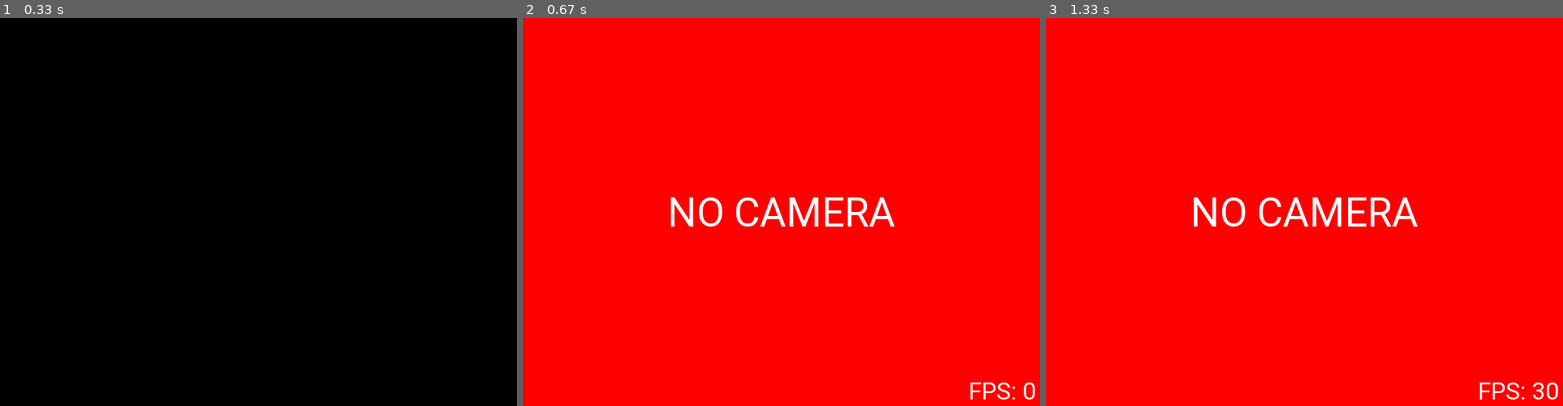
Above: before the commit, frames 1-3 (left to right).
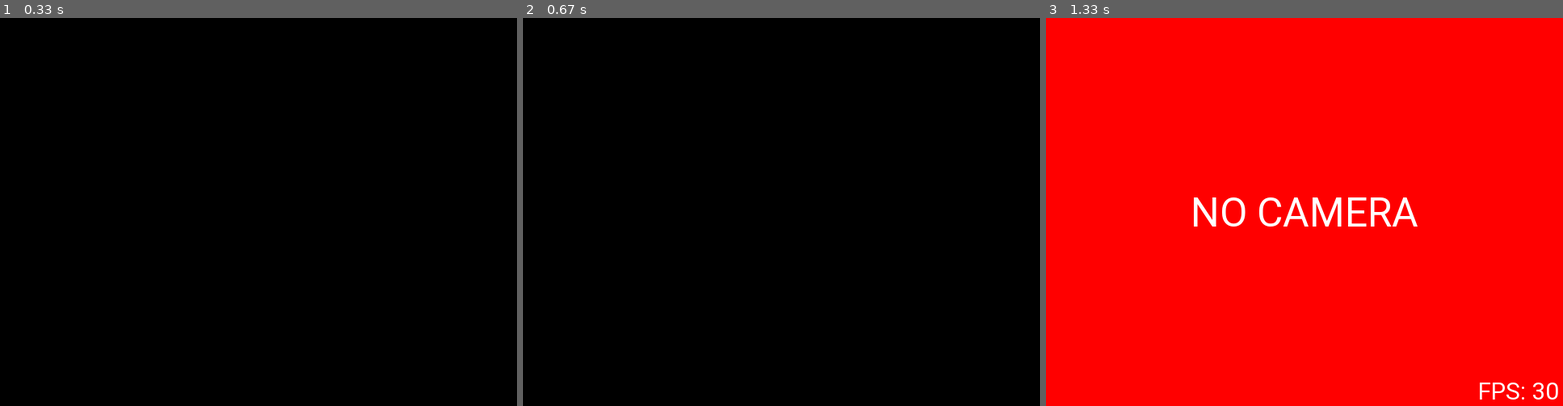
Above: after the commit, the same moments.

Repository: samin50/MEngFYP
Game: pygame game, started from src/pi4/display_feed_pygame.py
Two runs of this game, one before a commit and one after it. Both use one fixed random seed, a clock stepped at 60 frames per second and the inputs below.
Inputs:
- Up to frame 1 (0.33 s): no input
- Up to frame 2 (0.67 s): no input
- Up to frame 3 (1.33 s): no input

Frame 1 is identical in both runs. In frame 2, 100% of the frame differs, in the area x 0-100%, y 0-100%; in frame 3, nothing differs.

Commit message:
add snapshot button

Diff:
--- a/main.py
+++ b/main.py
@@ -25,7 +25,7 @@
         GPIO.setmode(GPIO.BCM)
         GPIO.setup(GPIO_PINS["MOSFET_CONTROL_PIN"], GPIO.OUT)
         self.cameraLed = WS2812B_Controller()
-        self.conveyorMotor = Conveyor_Controller()
+        self.conveyorMotor = Conveyor_Controller(trainingMode)
         # LCD Setup
         if enableInterface:
             callbacks = {
@@ -46,7 +46,7 @@
 
 if __name__ == "__main__":
     ENABLE_INTERFACE = True
-    TRAINING_MODE = False
+    TRAINING_MODE = True
     if ENABLE_INTERFACE:
         pygame.init()
         systemObj = Component_Sorter(ENABLE_INTERFACE, TRAINING_MODE)
--- a/src/common/constants.py
+++ b/src/common/constants.py
@@ -31,5 +31,6 @@
     "CONVEYOR_STEP_PIN" : 18,
     "NEOPIXEL_PIN" : 13
 }
+# Conveyor Parameters
 SPEED_MULTIPLIER = 80
-LED_BRIGHTNESS = 30
+LIGHT_COLOUR = (255, 218, 145)
--- a/src/pi4/lcd_ui.py
+++ b/src/pi4/lcd_ui.py
@@ -2,13 +2,15 @@
 Pygame Frontend for the Pi4
 Displays on the 7 inch Dfrobot LCD
 """
+import os
 import sys
 import subprocess
 import psutil
+import colorsys
 import pygame
 import pygame_gui
 from pygame_gui.elements import UIHorizontalSlider, UILabel, UIButton
-from src.common.constants import LCD_RESOLUTION, CAMERA_DISPLAY_SIZE, WIDGET_PADDING, STAT_REFRESH_INTERVAL, BG_COLOUR, THEMEJSON, LED_BRIGHTNESS, SHOW_CURSOR, TRAINING_MODE_CAMERA_SIZE
+from src.common.constants import LCD_RESOLUTION, CAMERA_DISPLAY_SIZE, WIDGET_PADDING, STAT_REFRESH_INTERVAL, BG_COLOUR, THEMEJSON, SHOW_CURSOR, TRAINING_MODE_CAMERA_SIZE
 from src.common.helper_functions import start_ui
 from src.common.custom_pygame_widgets import CustomToggleButton
 from src.pi4.display_feed_pygame import CameraFeed
@@ -48,36 +50,23 @@
         yOffset = offset
         offsetIncrement = 36
         buttonHeight = 50
-        cornerOffset = (0, 0)
+        cornerOffset = (WIDGET_PADDING, 0)
         # Training mode
         if trainingMode:
-            cornerOffset = (760, 0)
+            cornerOffset = (740, 0)
             global CAMERA_DISPLAY_SIZE # pylint:disable=global-statement
             CAMERA_DISPLAY_SIZE = (240, 360) # pylint:disable=redefined-outer-name, invalid-name
             labelLength = 50
         ## LEFT SIDE
-        # LED Ring Power
-        self.UIElements["led_ring_power_label"] = UILabel(
-            relative_rect=pygame.Rect((cornerOffset[0]+WIDGET_PADDING, CAMERA_DISPLAY_SIZE[1]+yOffset), (labelLength, sliderHeight)),
-            text=f"LED Power: {LED_BRIGHTNESS}%",
-            manager=self.manager
-        )
-        self.UIElements["led_ring_power"] = UIHorizontalSlider(
-            relative_rect=pygame.Rect((cornerOffset[0]+2*WIDGET_PADDING+labelLength, CAMERA_DISPLAY_SIZE[1]+yOffset), (CAMERA_DISPLAY_SIZE[0]-(labelLength+WIDGET_PADDING), sliderHeight)),
-            value_range=(0, 100),
-            start_value=LED_BRIGHTNESS,
-            click_increment=10,
-            manager=self.manager
-        )
         # Motor Speed
         yOffset += offsetIncrement
         self.UIElements["conveyor_speed_label"] = UILabel(
-            relative_rect=pygame.Rect((cornerOffset[0]+WIDGET_PADDING, CAMERA_DISPLAY_SIZE[1]+yOffset), (labelLength, sliderHeight)),
+            relative_rect=pygame.Rect((cornerOffset[0], CAMERA_DISPLAY_SIZE[1]+yOffset), (labelLength, sliderHeight)),
             text="Conveyor Speed: 0",
             manager=self.manager
         )
         self.UIElements["conveyor_speed"] = UIHorizontalSlider(
-            relative_rect=pygame.Rect((cornerOffset[0]+2*WIDGET_PADDING+labelLength, CAMERA_DISPLAY_SIZE[1]+yOffset), (CAMERA_DISPLAY_SIZE[0]-(labelLength+WIDGET_PADDING), sliderHeight)),
+            relative_rect=pygame.Rect((cornerOffset[0]+WIDGET_PADDING+labelLength, CAMERA_DISPLAY_SIZE[1]+yOffset), (CAMERA_DISPLAY_SIZE[0]-labelLength, sliderHeight)),
             value_range=(-5, 5),
             start_value=0,
             manager=self.manager
@@ -85,20 +74,20 @@
         # CPU Usage
         yOffset += offsetIncrement
         self.UIElements["cpu_usage_label"] = UILabel(
-            relative_rect=pygame.Rect((cornerOffset[0]+WIDGET_PADDING, CAMERA_DISPLAY_SIZE[1]+yOffset), (labelLength, sliderHeight)),
+            relative_rect=pygame.Rect((cornerOffset[0], CAMERA_DISPLAY_SIZE[1]+yOffset), (labelLength, sliderHeight)),
             text="CPU Usage: -%",
             manager=self.manager
         )
         # RAM Usage
         self.UIElements["ram_usage_label"] = UILabel(
-            relative_rect=pygame.Rect((cornerOffset[0]+3*WIDGET_PADDING+labelLength, CAMERA_DISPLAY_SIZE[1]+yOffset), (labelLength, sliderHeight)),
+            relative_rect=pygame.Rect((cornerOffset[0]+2*WIDGET_PADDING+labelLength, CAMERA_DISPLAY_SIZE[1]+yOffset), (labelLength, sliderHeight)),
             text="RAM Usage: -%",
             manager=self.manager
         )
         # Heatmap toggle button
         yOffset += offsetIncrement
         self.UIElements["heatmap_toggle"] = CustomToggleButton(
-            relative_rect=pygame.Rect((cornerOffset[0]+WIDGET_PADDING, CAMERA_DISPLAY_SIZE[1]+yOffset), ((CAMERA_DISPLAY_SIZE[0]-WIDGET_PADDING)/2, buttonHeight)),
+            relative_rect=pygame.Rect((cornerOffset[0], CAMERA_DISPLAY_SIZE[1]+yOffset), ((CAMERA_DISPLAY_SIZE[0]-WIDGET_PADDING)/2, buttonHeight)),
             text="Heatmap",
             manager=self.manager,
             object_id="#heatmap_toggle"
@@ -113,7 +102,7 @@
         # Exit Button
         yOffset += offsetIncrement*1.5
         self.UIElements["exit_button"] = UIButton(
-            relative_rect=pygame.Rect((cornerOffset[0]+WIDGET_PADDING, CAMERA_DISPLAY_SIZE[1]+yOffset), ((CAMERA_DISPLAY_SIZE[0]-WIDGET_PADDING)/2, buttonHeight)),
+            relative_rect=pygame.Rect((cornerOffset[0], CAMERA_DISPLAY_SIZE[1]+yOffset), ((CAMERA_DISPLAY_SIZE[0]-WIDGET_PADDING)/2, buttonHeight)),
             text="Exit",
             manager=self.manager
         )
@@ -124,9 +113,13 @@
             manager=self.manager
         )
         ## RIGHT SIDE
-        xOffset = CAMERA_DISPLAY_SIZE[0] + 2*WIDGET_PADDING
-        yOffset = WIDGET_PADDING
-        CAMERA_DISPLAY_SIZE = (LCD_RESOLUTION[0] - CAMERA_DISPLAY_SIZE[0] - 3*WIDGET_PADDING, CAMERA_DISPLAY_SIZE[1])
+        if trainingMode:
+            xOffset = cornerOffset[0]
+            yOffset = WIDGET_PADDING
+        else:
+            xOffset = CAMERA_DISPLAY_SIZE[0] + 2*WIDGET_PADDING
+            yOffset = WIDGET_PADDING
+            CAMERA_DISPLAY_SIZE = (LCD_RESOLUTION[0] - CAMERA_DISPLAY_SIZE[0] - 3*WIDGET_PADDING, CAMERA_DISPLAY_SIZE[1])
         # Classification Label
         # self.UIElements["classification_label"] = UILabel(
         #     relative_rect=pygame.Rect((xOffset, yOffset), (labelLength, sliderHeight)),
@@ -140,7 +133,7 @@
             manager=self.manager
         )
         self.UIElements["hue_slider"] = UIHorizontalSlider(
-            relative_rect=pygame.Rect((xOffset+labelLength+WIDGET_PADDING, yOffset), (CAMERA_DISPLAY_SIZE[0]-(labelLength+WIDGET_PADDING), sliderHeight)),
+            relative_rect=pygame.Rect((xOffset+labelLength+WIDGET_PADDING, yOffset), (CAMERA_DISPLAY_SIZE[0]-labelLength, sliderHeight)),
             value_range=(0, 180),
             start_value=90,
             click_increment=10,
@@ -152,7 +145,7 @@
             manager=self.manager
         )
         self.UIElements["saturation_slider"] = UIHorizontalSlider(
-            relative_rect=pygame.Rect((xOffset+labelLength+WIDGET_PADDING, yOffset+offsetIncrement), (CAMERA_DISPLAY_SIZE[0]-(labelLength+WIDGET_PADDING), sliderHeight)),
+            relative_rect=pygame.Rect((xOffset+labelLength+WIDGET_PADDING, yOffset+offsetIncrement), (CAMERA_DISPLAY_SIZE[0]-labelLength, sliderHeight)),
             value_range=(0, 100),
             start_value=50,
             click_increment=10,
@@ -164,39 +157,54 @@
             manager=self.manager
         )
         self.UIElements["value_slider"] = UIHorizontalSlider(
-            relative_rect=pygame.Rect((xOffset+labelLength+WIDGET_PADDING, yOffset+offsetIncrement*2), (CAMERA_DISPLAY_SIZE[0]-(labelLength+WIDGET_PADDING), sliderHeight)),
+            relative_rect=pygame.Rect((xOffset+labelLength+WIDGET_PADDING, yOffset+offsetIncrement*2), (CAMERA_DISPLAY_SIZE[0]-labelLength, sliderHeight)),
             value_range=(0, 100),
             start_value=50,
             click_increment=10,
             manager=self.manager
         )
         self.UIElements["strip_reset_button"] = UIButton(
-            relative_rect=pygame.Rect((xOffset, yOffset+offsetIncrement*3), (CAMERA_DISPLAY_SIZE[0], buttonHeight)),
+            relative_rect=pygame.Rect((xOffset, yOffset+offsetIncrement*3), (CAMERA_DISPLAY_SIZE[0]+WIDGET_PADDING, buttonHeight)),
             text="Reset Strip",
             manager=self.manager
         )
+        self.UIElements["rgb_colour_code"] = UILabel(
+            relative_rect=pygame.Rect((xOffset, yOffset+offsetIncrement*4), (CAMERA_DISPLAY_SIZE[0]+WIDGET_PADDING, buttonHeight)),
+            text="RGB: ",
+            manager=self.manager
+        )
+        self.UIElements["hsv_colour_code"] = UILabel(
+            relative_rect=pygame.Rect((xOffset, yOffset+offsetIncrement*5), (CAMERA_DISPLAY_SIZE[0]+WIDGET_PADDING, buttonHeight)),
+            text="HSV: ",
+            manager=self.manager
+        )
+        self.UIElements["take_photo_button"] = UIButton(
+            relative_rect=pygame.Rect((xOffset, yOffset+offsetIncrement*6), (CAMERA_DISPLAY_SIZE[0]+WIDGET_PADDING, buttonHeight)),
+            text="Take Photo",
+            manager=self.manager
+        )
 
     def handle_events(self, event:pygame.event) -> None:
         """
         Handle events from the UI
         """
         if event.type == pygame_gui.UI_HORIZONTAL_SLIDER_MOVED:
-            if event.ui_element == self.UIElements["led_ring_power"]:
-                self.UIElements["led_ring_power_label"].set_text(f"LED Power: {event.value}%")
-                # self.brightnessCallback(event.value)
             if event.ui_element == self.UIElements["conveyor_speed"]:
                 self.UIElements["conveyor_speed_label"].set_text(f"Conveyor Speed: {(event.value)}")
                 self.conveyorSpeedCallback(20 * event.value)
             # Colour sliders
             if event.ui_element == self.UIElements["hue_slider"]:
-                self.colourCallback((event.value, None, None))
+                colour = self.colourCallback((event.value, None, None))
                 self.UIElements["hue_slider_label"].set_text(f"Hue: {event.value}")
+                self.update_colour(colour)
             if event.ui_element == self.UIElements["saturation_slider"]:
-                self.colourCallback((None, event.value, None))
+                colour = self.colourCallback((None, event.value, None))
                 self.UIElements["saturation_slider_label"].set_text(f"Saturation: {event.value}")
+                self.update_colour(colour)
             if event.ui_element == self.UIElements["value_slider"]:
-                self.colourCallback((None, None, event.value))
+                colour = self.colourCallback((None, None, event.value))
                 self.UIElements["value_slider_label"].set_text(f"Value: {event.value}")
+                self.update_colour(colour)
         # Update the system stats
         if event.type == self.statUpdateEvent:
             cpuUsage = psutil.cpu_percent()
@@ -219,6 +227,12 @@
                 subprocess.run(['sudo', 'ip', 'link', 'set', 'wlan0', 'up'], check=True)
             if event.ui_element == self.UIElements["strip_reset_button"]:
                 self.stripResetCallback()
+            if event.ui_element == self.UIElements["take_photo_button"]:
+                image = self.cameraFeed.currentCamera.get_image()
+                imageCounter = 0
+                while os.path.exists(f"./src/vision/photos/image-{imageCounter:03}.jpg"):
+                    imageCounter += 1
+                pygame.image.save(image, f"./src/vision/photos/image-{imageCounter:03}.jpg")
 
     def draw(self) -> None:
         """
@@ -226,6 +240,16 @@
         """
         self.display.fill(BG_COLOUR)
         self.display.blit(self.cameraSurface, (WIDGET_PADDING, WIDGET_PADDING))
+
+    def update_colour(self, colour) -> None:
+        """
+        Update the colour string on the display
+        """
+        hsv = colorsys.rgb_to_hsv(colour[0], colour[1], colour[2])
+        rgbColour = [int(x*255) for x in colour]
+        hsvColour = [int(x*255) for x in hsv]
+        self.UIElements["rgb_colour_code"].set_text(f"RGB: {rgbColour}")
+        self.UIElements["hsv_colour_code"].set_text(f"HSV: {hsvColour}")
 
 if __name__ == "__main__":
     pygame.init()
--- a/src/pi4/mechanics_controller.py
+++ b/src/pi4/mechanics_controller.py
@@ -12,14 +12,16 @@
     from src.common.simulate import GPIO
     from src.common.simulate import PixelStrip, Color
     print("Simulating missing hardware!")
-from src.common.constants import GPIO_PINS, SPEED_MULTIPLIER
+from src.common.constants import GPIO_PINS, SPEED_MULTIPLIER, LIGHT_COLOUR
 
 
 class Conveyor_Controller:
     """
     Conveyor controller class
     """
-    def __init__(self) -> None:
+    def __init__(self, trainingMode:bool) -> None:
+        if trainingMode:
+            return
         GPIO.setmode(GPIO.BCM)
         # Set up the GPIO pins for the conveyor belt
         GPIO.setup(GPIO_PINS['CONVEYOR_ENABLE_PIN'], GPIO.OUT)
@@ -71,9 +73,8 @@
         self.leds.begin()
         self.rainbowProcess = multiprocessing.Process(target=self.rainbow_cycle, args=(self.queue, self.leds,))
         self.rainbowProcess.start()
-        self.rainbowProcess.join()
 
-    def rainbow_cycle(self, queue: multiprocessing.Queue, ledstrip: PixelStrip) -> None:
+    def rainbow_cycle(self, queue:multiprocessing.Queue, ledstrip: PixelStrip) -> None:
         """
         Draw rainbow that uniformly distributes itself across all pixels.
         """
@@ -92,6 +93,10 @@
                 if command == 'stop':
                     break
         print("Rainbow cycle finished")
+        # Set all pixels to LIGHT_COLOUR
+        for i in range(ledstrip.numPixels()):
+            ledstrip.setPixelColor(i, Color(*LIGHT_COLOUR))
+        ledstrip.show()
 
     def change_colour_process(self, colour: tuple) -> None:
         """
@@ -117,7 +122,8 @@
         print(f"Setting colour to {rgbColour}")
         self.colourProcess = multiprocessing.Process(target=self.change_colour_process, args=(rgbColour,))
         self.colourProcess.start()
-        self.colourProcess.join()
+        # self.colourProcess.join()
+        return trueColour
 
     def reset(self) -> None:
         """
Not shown, changed: .gitignore
Not shown, changed: startup.sh
